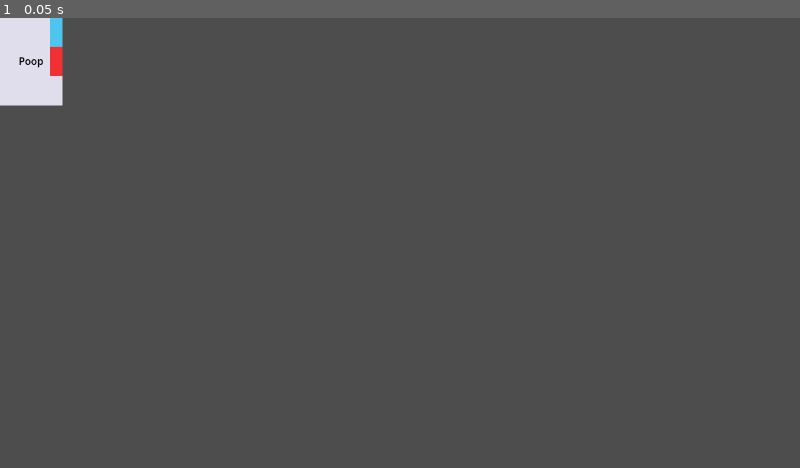
Above: before the commit, frame 1.
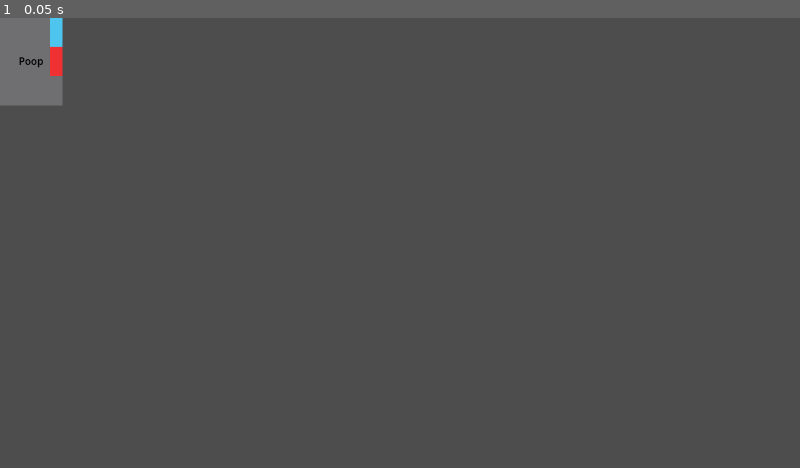
Above: after the commit, the same moment.

Repository: SlipperyScope/en-carde
Game: Godot game, scene res://michael_card.tscn
Same seed, same stepped clock (60 frames per second), same inputs: the game is played once before the commit and once after it. The project has no main scene, so this scene is started directly.
Inputs:
- Up to frame 1 (0.05 s): no input

The runs differ from the first frame. In frame 1, 1.3% of the frame differs, in the area x 0-8%, y 0-20%.

Commit message:
Clickable cards

Diff:
--- a/michael_card.gd
+++ b/michael_card.gd
@@ -7,7 +7,7 @@
 @export var bot := 0
 
 var colors = [
-	'e0deed',
+	'00000000',
 	'ef3134',
 	'4ec5ee',
 	'a78278',
--- a/michael_card.tscn
+++ b/michael_card.tscn
@@ -13,7 +13,7 @@
 layout_mode = 0
 offset_right = 100.0
 offset_bottom = 46.667
-color = Color(0.87878853, 0.86987215, 0.9277727, 1)
+color = Color(0.8784314, 0.87058824, 0.92941177, 0.23529412)
 
 [node name="Top" type="ColorRect" parent="." unique_id=1497939682]
 custom_minimum_size = Vector2(20, 46.667)
@@ -51,3 +51,8 @@
 text = "Poop"
 horizontal_alignment = 1
 vertical_alignment = 1
+
+[node name="Action" type="TextureButton" parent="." unique_id=1717344548]
+layout_mode = 0
+offset_right = 100.0
+offset_bottom = 140.0
--- a/michael_hand.gd
+++ b/michael_hand.gd
@@ -7,12 +7,15 @@
 func _ready():
 	var card_scene = preload("res://michael_card.tscn")
 	for c in cards:
-		var cs = card_scene.instantiate()
+		var cs = card_scene.instantiate() as Control
+		var on_click = func():
+			print("Pressed %s cardbb" % c.name)
 		cs.id = c.id
 		cs.label = c.name
 		cs.top = c.top
 		cs.mid = c.mid
 		cs.bot = c.bot
+		cs.find_child("Action").pressed.connect(on_click)
 		%Tray.add_child(cs)
 	pass
 
